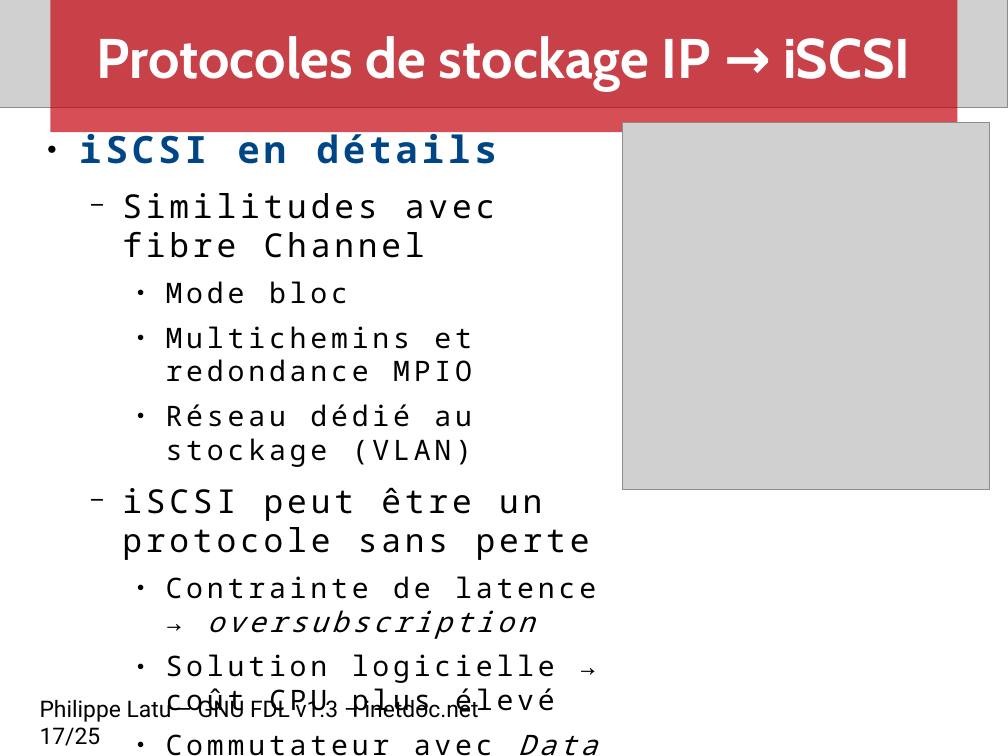
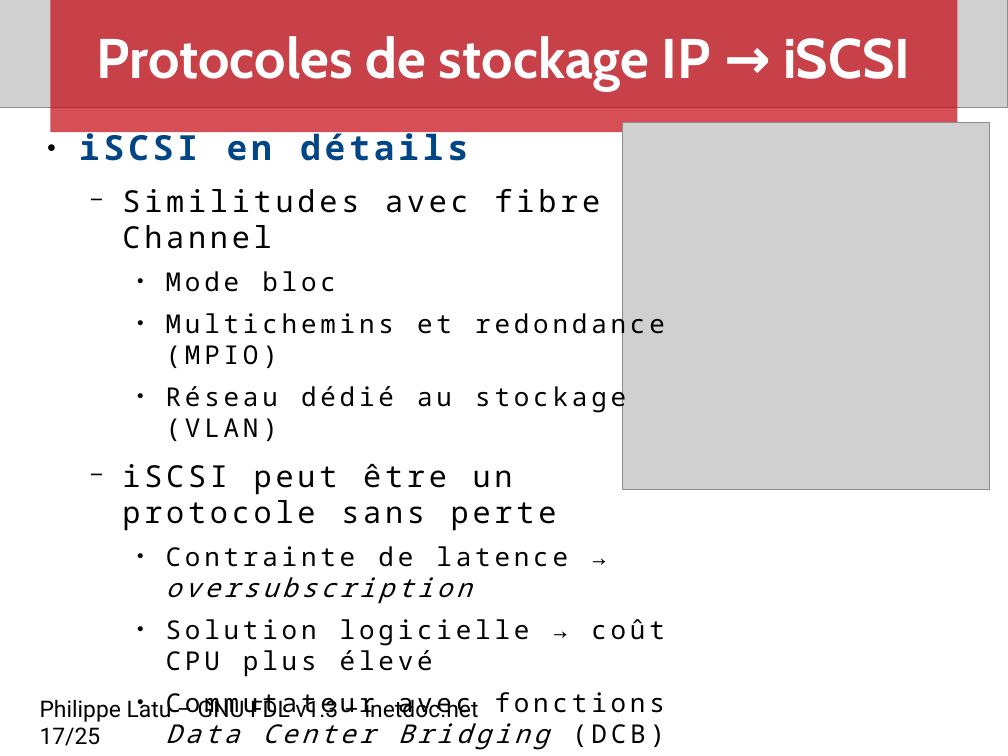
Before and after one commit to platu/inetdoc, a slide deck: slide 17 of presentations/net-storage/net-storage.odp. Drawn at 1008x756 pixels with LibreOffice and Linux fonts; fonts in the diff are those of the drawing; grey boxes stand for pictures. Boxes give left, top, right and bottom in pixels: in the first picture for what was removed or moved away, otherwise in the second. Text is boxed around its words. In the diff, an @@ line names an element or a change of style, - is before the commit and + after.

Commit message:
Révision présentation stockage réseau

```diff
--- a/presentations/net-storage/net-storage.odp
+++ b/presentations/net-storage/net-storage.odp
@@ text at (79, 128, 665, 676): size 29.6 to 27.2 pt in "iSCSI en détails"; size 25.9 to 23.8 pt in "Similitudes avec fibre Channel", "iSCSI peut être un protocole sans perte"; size 22.2 to 20.4 pt in "Mode bloc", "Réseau dédié au stockage (VLAN)", "Contrainte de latence → oversubscription", "Solution logicielle → coût CPU plus élevé" @@
@@ text at (166, 308, 665, 368): text changed; size 22.2 to 20.4 pt @@
-    ● Multichemins et redondance MPIO
+    ● Multichemins et redondance (MPIO)
@@ text at (166, 692, 665, 750): text changed; size 22.2 to 20.4 pt @@
-    ● Commutateur avec Data Center Bridging (DCB)
+    ● Commutateur avec fonctions Data Center Bridging (DCB)
```
Also in this commit, not shown: 10 other slides changed.
